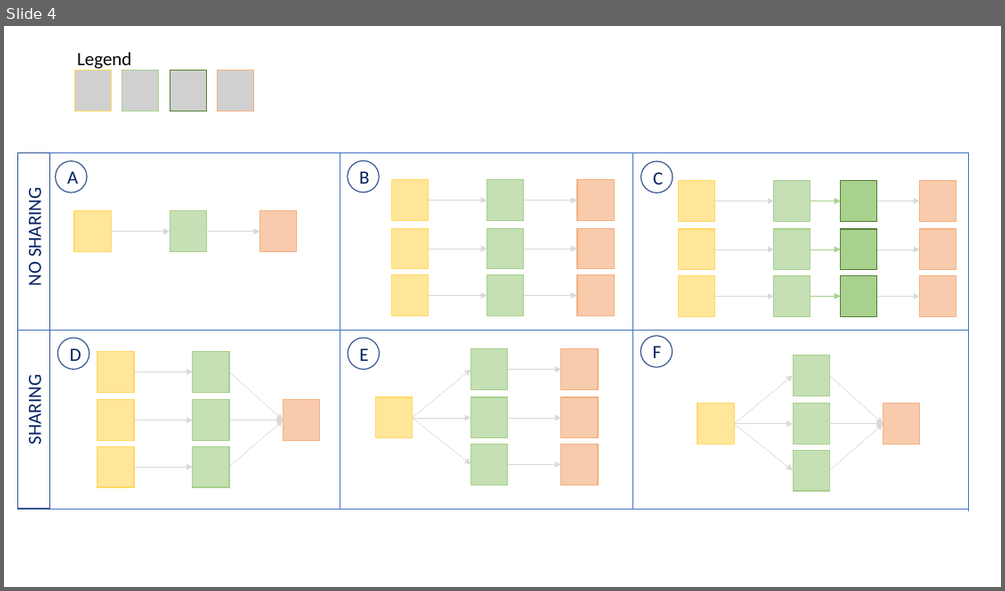
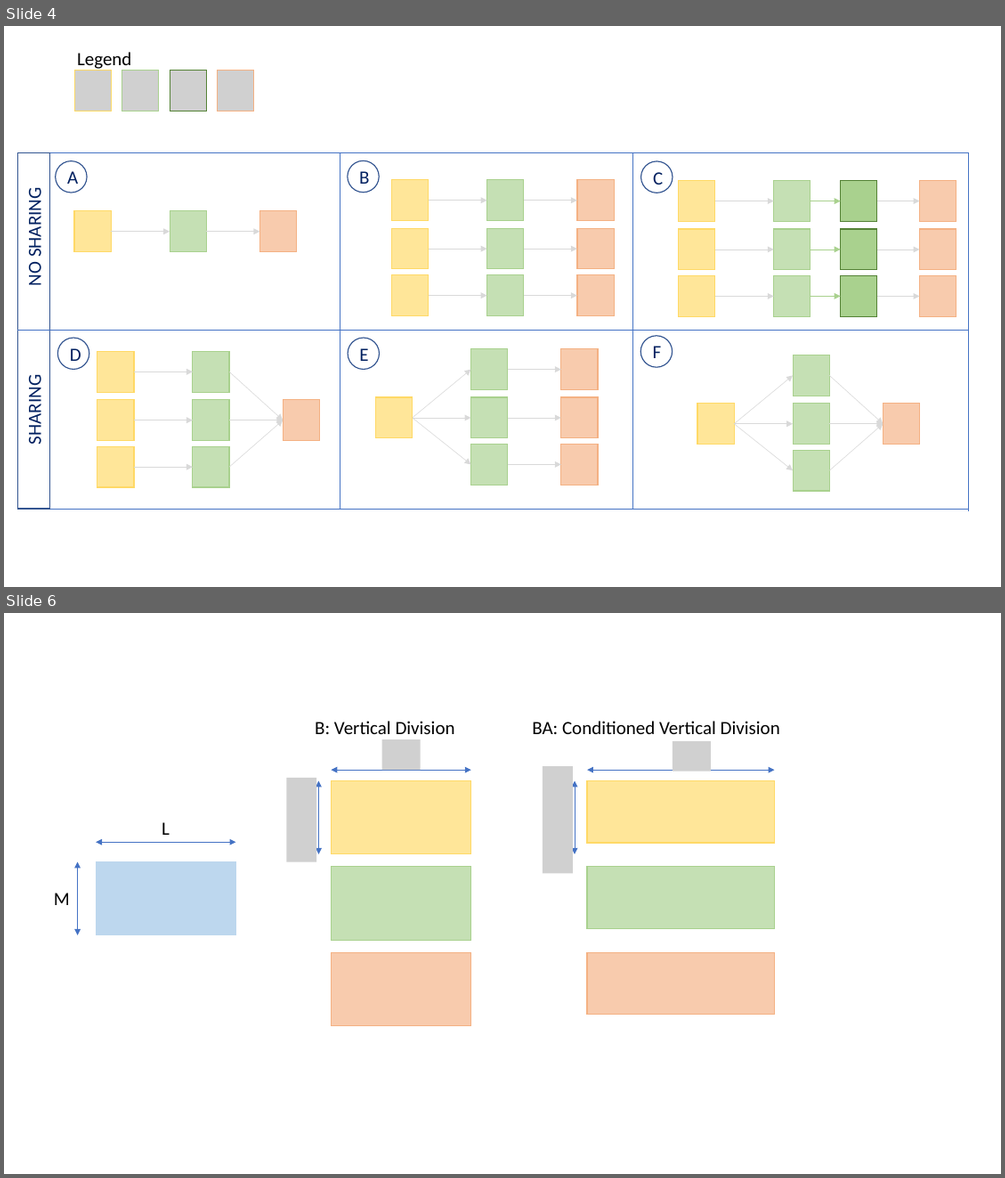
Before and after one commit to PabloRR100/Recursive_Networks, a slide deck: images/images.pptx. Shown one above the other, each under a label of ours: slide 4 before the commit, slides 4 and 6 after it; the slides between them are not shown. The pictures are 1005x591 and 1005x1178 pixels, drawn with LibreOffice and Linux fonts; fonts in the diff are those of the drawing; grey boxes stand for pictures. Boxes give left, top, right and bottom in pixels: in the first picture for what was removed or moved away, otherwise in the second. Text is boxed around its words. In the diff, an @@ line names an element or a change of style, - is before the commit and + after.

```diff
--- a/images/images.pptx
+++ b/images/images.pptx
@@ slide 6 added at <box>4,613,1001,1174</box>, background #FFFFFF @@
@@ text added at <box>315,721,455,740</box>, 18 pt, text #000000 @@
+B: Vertical Division
@@ picture added at <box>382,739,421,770</box> @@
@@ text added at <box>532,721,780,734</box>, 18 pt, text #000000 @@
+BA: Conditioned Vertical Division
@@ picture added at <box>672,741,711,771</box> @@
@@ double arrow added from (331, 770) to (471, 770), #4472C4 0.5 pt @@
@@ picture added at <box>542,766,573,873</box> @@
@@ double arrow added from (587, 770) to (774, 770), #4472C4 0.5 pt @@
@@ picture added at <box>287,777,317,861</box> @@
@@ double arrow added from (319, 780) to (319, 854), #4472C4 0.5 pt @@
@@ rectangle added at <box>331,780,470,854</box>, fill #FFE699, outline #FFD966 1 pt @@
@@ double arrow added from (574, 780) to (574, 854), #4472C4 0.5 pt @@
@@ rectangle added at <box>587,780,775,843</box>, fill #FFE699, outline #FFD966 1 pt @@
@@ text added at <box>162,822,170,835</box>, 18 pt, text #000000 @@
+L
@@ double arrow added from (96, 842) to (235, 842), #4472C4 0.5 pt @@
@@ double arrow added from (77, 862) to (77, 935), #4472C4 0.5 pt @@
@@ rectangle added at <box>96,862,235,935</box>, fill #BDD7EE, outline #BDD7EE 1 pt @@
@@ rectangle added at <box>331,867,470,940</box>, fill #C5E0B4, outline #A9D18E 1 pt @@
@@ rectangle added at <box>587,867,775,929</box>, fill #C5E0B4, outline #A9D18E 1 pt @@
@@ text added at <box>54,892,70,905</box>, 18 pt, text #000000 @@
+M
@@ rectangle added at <box>331,952,470,1026</box>, fill #F8CBAD, outline #F4B183 1 pt @@
@@ rectangle added at <box>587,952,775,1014</box>, fill #F8CBAD, outline #F4B183 1 pt @@
```
Also in this commit, not shown: 1 slide changed, 2 other slides added, 37 other files.
